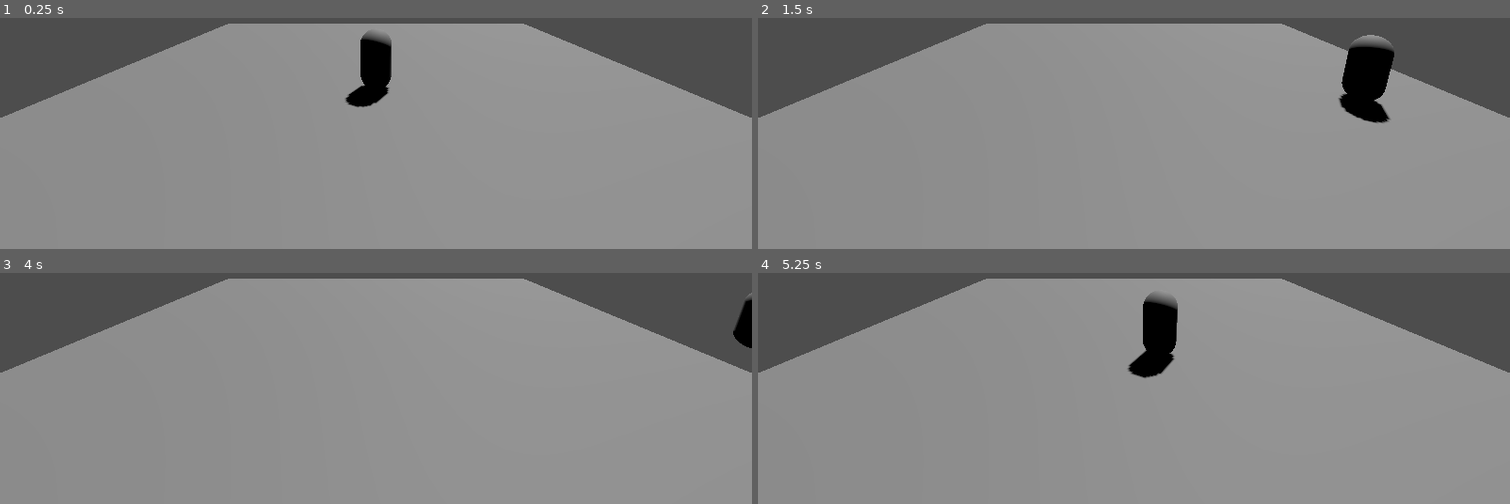
Above: before the commit, frames 1-4 (two rows, left to right).
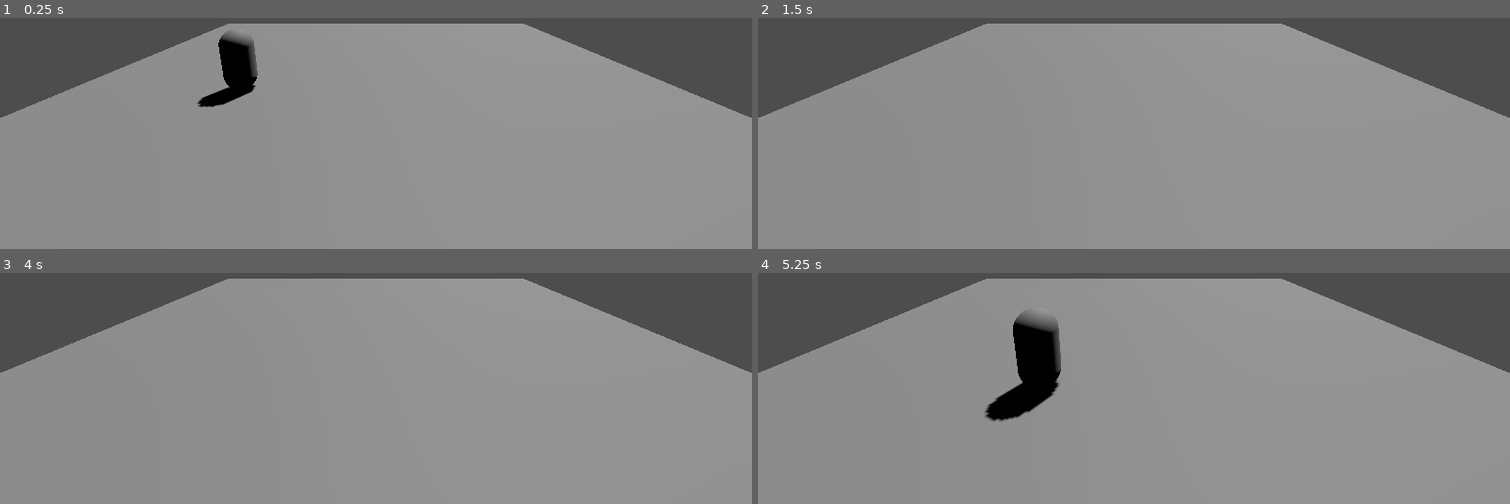
Above: after the commit, the same moments.

Repository: GaiadDev/Scaleathon
Game: Godot game, scene res://scenes/main/main.tscn
Two runs of this game, one before a commit and one after it. Both use one fixed random seed, a clock stepped at 60 frames per second and the inputs below.
Inputs:
- Up to frame 1 (0.25 s): no input
- Up to frame 2 (1.5 s): tap Enter at 0.5 s; hold Right (ui_right) 0.53-1.28 s; hold Down (ui_down) from 1.28 s (still down)
- Up to frame 3 (4 s): release Down (ui_down) at 2.03 s; hold Right (ui_right) 2.03-2.78 s; tap Space at 2.75 s; hold Up (ui_up) 2.78-3.53 s; tap Enter at 3.5 s; hold Left (ui_left) from 3.53 s (still down)
- Up to frame 4 (5.25 s): release Left (ui_left) at 5.03 s; hold Down (ui_down) from 5.03 s (still down)

The runs differ from the first frame. In frame 1, 2.7% of the frame differs, in the area x 26-53%, y 5-39%; in frame 2, 1.9%; in frame 3, 0.4%; in frame 4, 4.2%, in the area x 30-56%, y 8-65%.

Commit message:
changed player position and speed

Diff:
--- a/scenes/main/main.tscn
+++ b/scenes/main/main.tscn
@@ -25,7 +25,7 @@
 mesh = SubResource("PlaneMesh_xb1xu")
 
 [node name="Player" parent="." instance=ExtResource("1_51sb2")]
-transform = Transform3D(1, 0, 0, 0, 1, 0, 0, 0, 1, 0, 1, 0)
+transform = Transform3D(1, 0, 0, 0, 1, 0, 0, 0, 1, -4.38939, 1, 0)
 
 [node name="Camera3D" type="Camera3D" parent="."]
 transform = Transform3D(1, 0, 0, 0, 0.964132, 0.265422, 0, -0.265422, 0.964132, 0, 4, 8.31978)
--- a/scenes/player/player.tscn
+++ b/scenes/player/player.tscn
@@ -11,7 +11,7 @@
 script = ExtResource("1_1jw1o")
 
 [node name="VelocityComponent" parent="." instance=ExtResource("2_eckfr")]
-max_speed = 10
+max_speed = 30
 
 [node name="MeshInstance3D" type="MeshInstance3D" parent="."]
 mesh = SubResource("CapsuleMesh_e2eiv")
